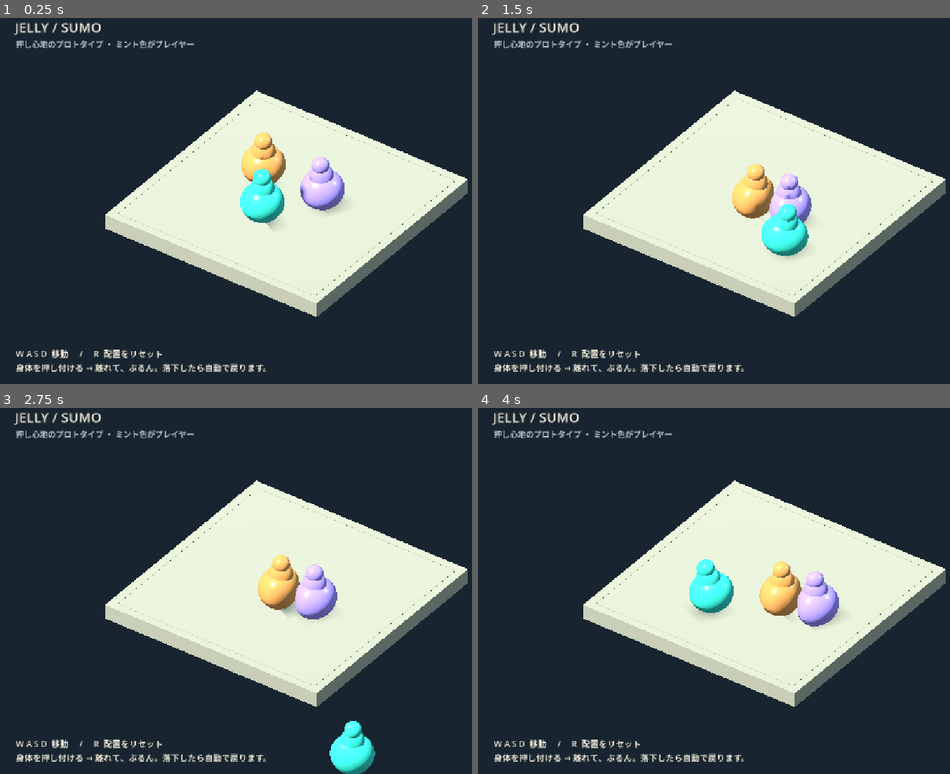
Above: before the commit, frames 1-4 (two rows, left to right).
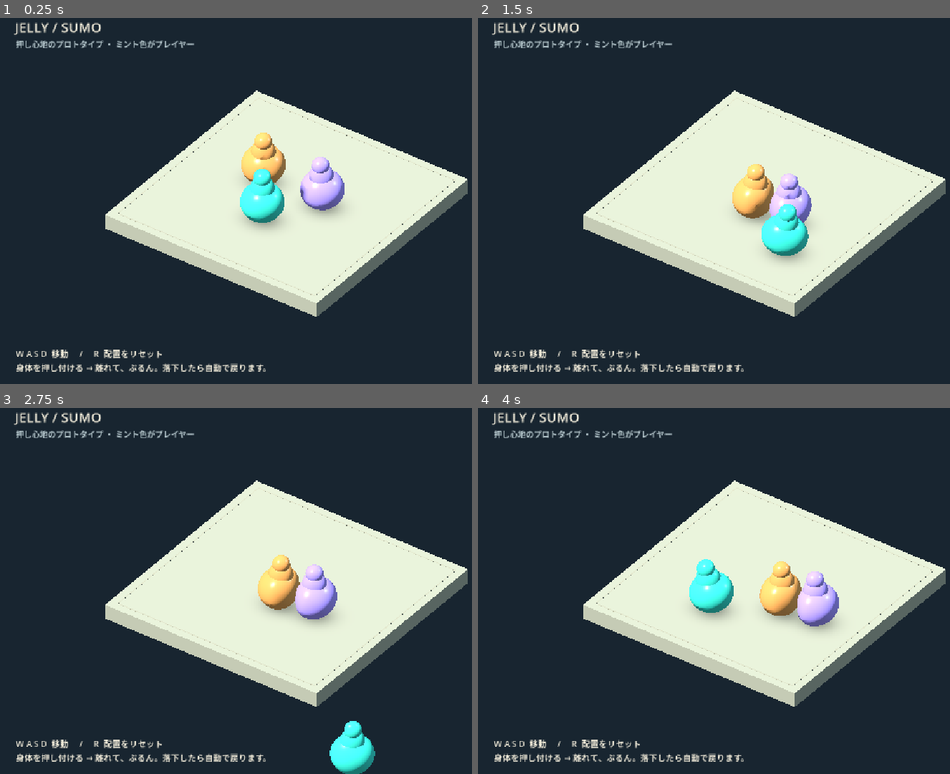
Above: after the commit, the same moments.

Repository: tikuro69/jelly-sumo-prototype
Game: Godot game, scene res://main.tscn
The game is run twice, just before and just after one commit, with the same random seed, the same clock (stepped at 60 frames per second) and the same inputs.
Inputs:
- Up to frame 1 (0.25 s): no input
- Up to frame 2 (1.5 s): hold D (move_right) 0.53-1.28 s; hold S (move_back) from 1.28 s (still down)
- Up to frame 3 (2.75 s): release S (move_back) at 2.03 s; hold D (move_right) from 2.03 s (still down)
- Up to frame 4 (4 s): release D (move_right) at 2.78 s; hold W (move_forward) 2.78-3.53 s; hold A (move_left) from 3.53 s (still down)

The runs differ from the first frame. In frame 1, 0.3% of the frame differs, in the area x 51-72%, y 43-58%; in frame 2, 0.2%; in frame 3, 0.2%; in frame 4, 0.4%, in the area x 49-77%, y 54-62%.

Commit message:
Replace jagged floor shadows with soft contact shadows

Diff:
--- a/scripts/main.gd
+++ b/scripts/main.gd
@@ -3,6 +3,7 @@
 const Jelly = preload("res://scripts/jelly.gd")
 var characters: Array = []
 var camera: Camera3D
+var stage_material: ShaderMaterial
 
 func _ready() -> void:
     _bind_key("move_left", KEY_A)
@@ -41,10 +42,9 @@
     mesh.size = box.size
     surface.mesh = mesh
     surface.position = stage_shape.position
-    var material := StandardMaterial3D.new()
-    material.albedo_color = Color("aaa68f")
-    material.roughness = 0.9
-    surface.material_override = material
+    stage_material = ShaderMaterial.new()
+    stage_material.shader = preload("res://shaders/stage_contact.gdshader")
+    surface.material_override = stage_material
     stage.add_child(surface)
     # A quiet inset boundary, without a wall: bodies can fall off every side.
     for side in range(4):
@@ -80,6 +80,11 @@
     for character in characters:
         character.peers = characters
     _hud()
+
+# Visual-only shadow positions; movement and collision remain in the physics loop.
+func _process(_delta: float) -> void:
+    for index in range(characters.size()):
+        stage_material.set_shader_parameter("body_%d" % index, characters[index].global_position)
 
 func _bind_key(action: String, key: Key) -> void:
     if not InputMap.has_action(action):
--- /dev/null
+++ b/shaders/stage_contact.gdshader
@@ -0,0 +1,29 @@
+shader_type spatial;
+// Smooth analytic contact shadows replace the jagged shadow-map edge on the floor.
+// No extra geometry at the feet, so there is no overlapping surface to flicker.
+render_mode shadows_disabled;
+uniform vec3 body_0 = vec3(0.0, -10.0, 0.0);
+uniform vec3 body_1 = vec3(0.0, -10.0, 0.0);
+uniform vec3 body_2 = vec3(0.0, -10.0, 0.0);
+uniform vec4 surface_color : source_color = vec4(0.666667, 0.650980, 0.560784, 1.0);
+varying vec3 world_position;
+varying float top_face;
+
+void vertex() {
+    world_position = (MODEL_MATRIX * vec4(VERTEX, 1.0)).xyz;
+    top_face = max(dot(normalize(MODEL_NORMAL_MATRIX * NORMAL), vec3(0.0, 1.0, 0.0)), 0.0);
+}
+
+float contact_shadow(vec3 body) {
+    float visibility = smoothstep(-0.8, -0.05, body.y) * (1.0 - smoothstep(0.2, 1.8, body.y));
+    vec2 offset = world_position.xz - body.xz - vec2(0.12, 0.08);
+    float radius_squared = dot(offset / vec2(0.98, 0.86), offset / vec2(0.98, 0.86));
+    float feather = exp(-radius_squared * 2.0) * (1.0 - smoothstep(1.4, 3.0, radius_squared));
+    return feather * visibility * 0.38;
+}
+
+void fragment() {
+    float shadow = 1.0 - (1.0 - contact_shadow(body_0)) * (1.0 - contact_shadow(body_1)) * (1.0 - contact_shadow(body_2));
+    ALBEDO = surface_color.rgb * (1.0 - shadow * smoothstep(0.8, 1.0, top_face));
+    ROUGHNESS = 0.9;
+}
